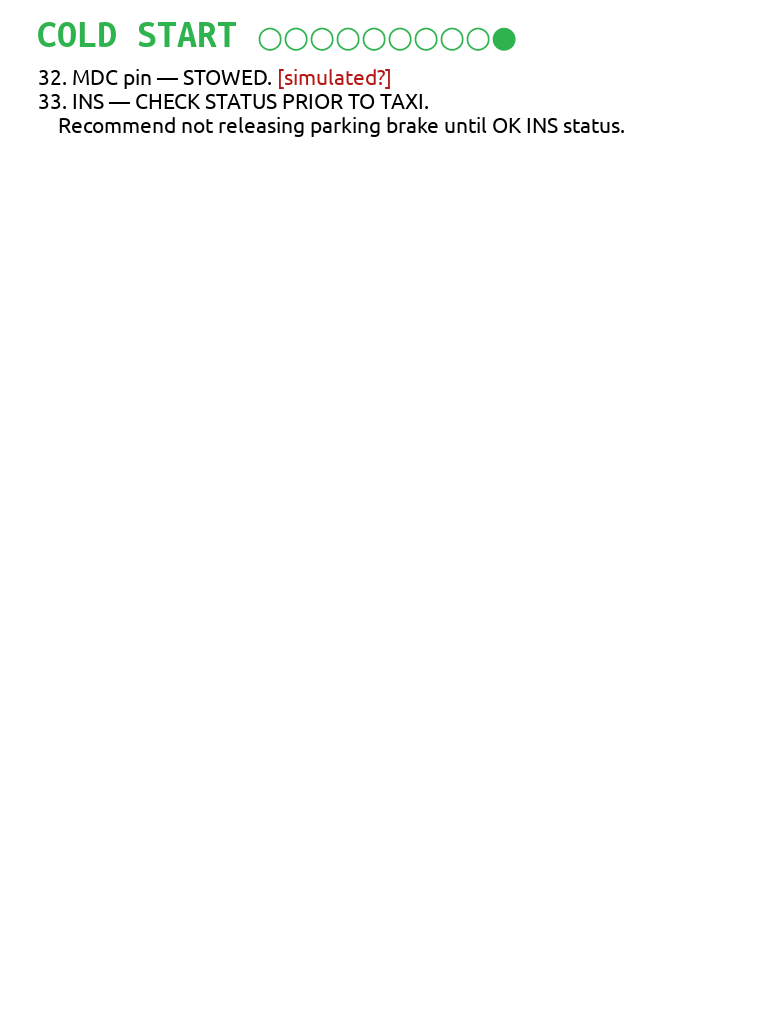
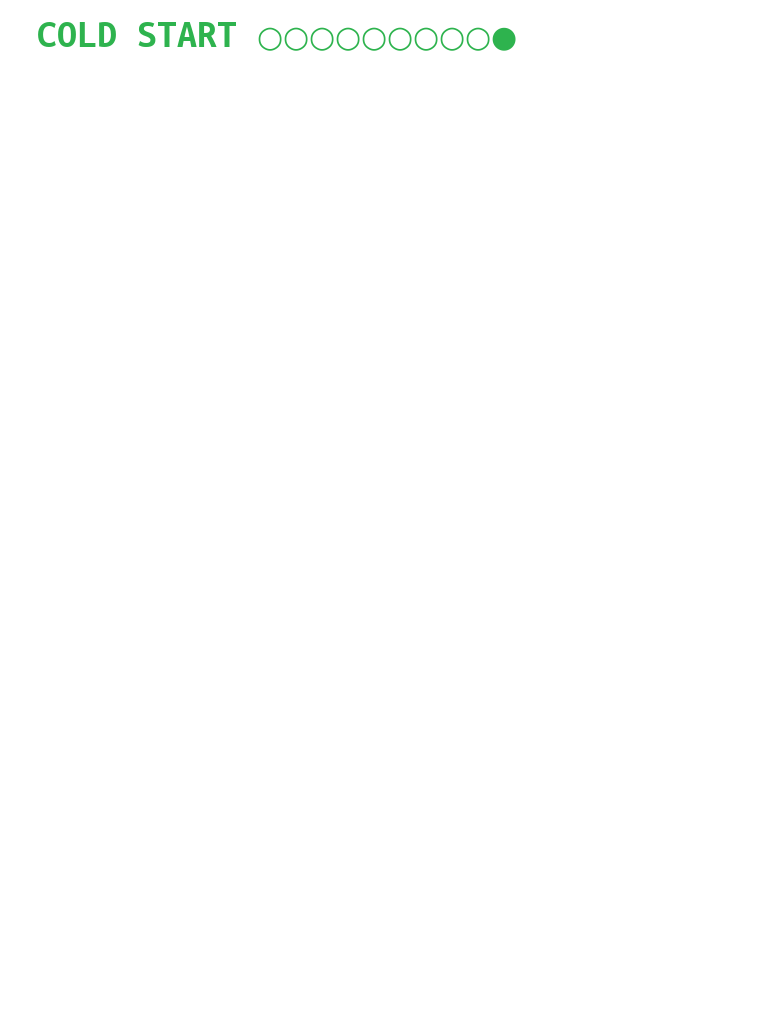
The second w=768, h=1024 image is a revision of the first. Changes to its layers:
renamed "32. MDC pin — STOWED. [simulat..." to "Empty Text Layer", painted on it over [39, 69, 624, 137]
